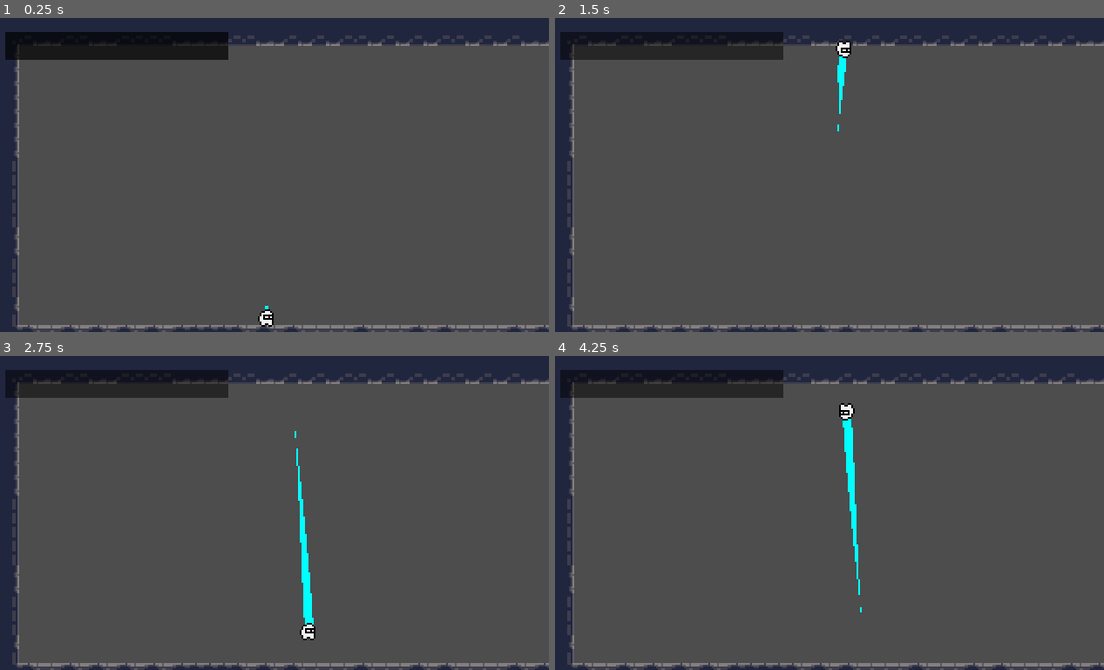
Above: before the commit, frames 1-4 (two rows, left to right).
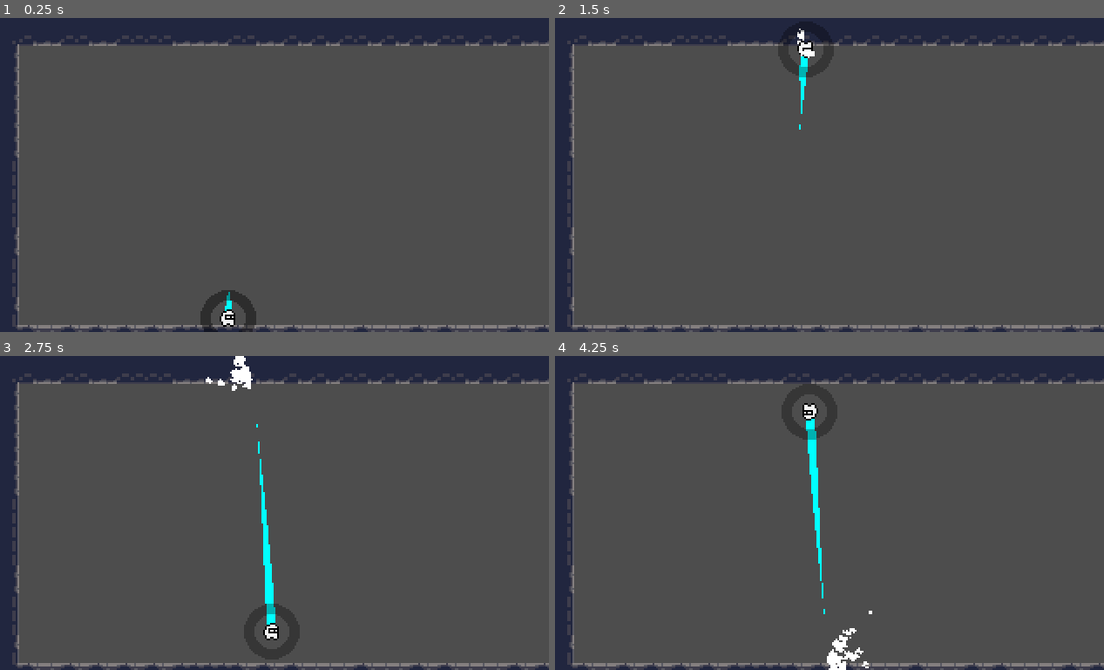
Above: after the commit, the same moments.

Repository: PoorCoconut/Terminus
Game: Godot game, scene res://game_scenes/worlds/world_tether.tscn
Two runs of this game, one before a commit and one after it. Both use one fixed random seed, a clock stepped at 60 frames per second and the inputs below. This scene is started directly instead of the project's main scene. Sound files missing from this copy of the repository are replaced by a short silence.
Inputs (mouse positions are in pixels of both pictures, inside the frame that each line leads up to):
- Up to frame 1 (0.25 s): no input
- Up to frame 2 (1.5 s): tap Enter at 0.5 s; move the mouse to (950, 159) at 0.52 s; hold X (break) 0.53-1.25 s; click (950, 159) at 0.67 s; tap Z (charge) at 0.8 s; drag from (714, 190) to (796, 237) at 1.27 s
- Up to frame 3 (2.75 s): move the mouse to (323, 443) at 2.02 s; hold X (break) from 2.03 s (still down); click (323, 443) at 2.17 s; tap Z (charge) at 2.3 s
- Up to frame 4 (4.25 s): release X (break) at 2.75 s; drag from (796, 575) to (659, 465) at 2.77 s; move the mouse to (994, 560) at 3.52 s; hold A (look_left) from 3.53 s (still down); click (994, 560) at 3.67 s; tap Z (charge) at 3.8 s

The runs differ from the first frame. In frame 1, 4.5% of the frame differs, in the area x 0-50%, y 4-100%; in frame 2, 4.2%; in frame 3, 5.2%; in frame 4, 5.4%, in the area x 0-58%, y 4-100%.

Commit message:
more player and break tweaks

Diff:
--- a/actors/player/PlayerFSM/fall.gd
+++ b/actors/player/PlayerFSM/fall.gd
@@ -2,6 +2,10 @@
 class_name StateFall
 
 #@export var PLAYER : Player
+
+## Hard-land particle scene. Leave empty to reuse the one assigned on the StunFall state.
+@export var LAND_PARTICLE_PATH : PackedScene
+@onready var DUST_PARTICLE = %Particle_Dust
 
 func enterState():
 	pass
@@ -44,6 +48,10 @@
 			intensity = clamp(intensity, 0.0, 5.0)
 			GameManager.do_camera_shake(intensity, 0.3)
 
+		# Landing after a gravity switch, hard enough -> StunFall-style landing effects
+		if PLAYER.switched_in_arc and fall_speed_before_impact >= PLAYER.HARD_LAND_SPEED:
+			_hard_land_effects()
+
 		PLAYER.end_arc()
 
 		# Landed: carry on running if Accelerate is still held
@@ -52,3 +60,24 @@
 			transition.emit(self, "Charge")
 		else:
 			transition.emit(self, "Idle")
+
+func _hard_land_effects() -> void:
+	PLAYER.SFX_LAND.pitch_scale = randf_range(0.8, 1.2)
+	PLAYER.SFX_LAND.play()
+
+	# Short dust burst
+	DUST_PARTICLE.emitting = true
+	get_tree().create_timer(0.25).timeout.connect(func(): DUST_PARTICLE.emitting = false)
+
+	# Land particle (own export, else borrow StunFall's)
+	var scene : PackedScene = LAND_PARTICLE_PATH
+	if scene == null:
+		var stun = get_parent().get_node_or_null("StunFall")
+		if stun != null:
+			scene = stun.LAND_PARTICLE_PATH
+	var world = get_tree().get_first_node_in_group("world")
+	if scene != null and world != null:
+		var p = scene.instantiate()
+		p.global_position = PLAYER.global_position + Vector2(0.0, 5.0 * PLAYER.gravity_dir)
+		p.rotation = 0.0 if PLAYER.gravity_dir > 0.0 else PI
+		world.add_child(p)
--- a/actors/player/PlayerFSM/state_break.gd
+++ b/actors/player/PlayerFSM/state_break.gd
@@ -1,13 +1,16 @@
 extends "res://systems/FSM/State.gd"
 class_name StateBreak
 
-#@export var PLAYER : Player
-@export var BRAKE_FRICTION : float = 700.0 # Huge friction to stop fast
-@export var HEAT_MULTIPLIER : float = 2.5 # How fast speed converts to heat
+# GROUND BRAKE: Brake held while grounded, moving, and NOT accelerating.
+#  - Decelerates at PLAYER.BRAKE_DECEL
+#  - Fills the Heat Gauge from your current speed (PLAYER.BRAKE_HEAT_MULTIPLIER)
+#  - Plays the brake sfx + friction sparks
+#  - Heat hitting 100% -> Overheat Malfunction launch (same as Anchor)
 
 @onready var FRICTIONSPARK_PARTICLE := %Particle_FrictionSpark
 
 func enterState():
+	PLAYER.is_braking = true
 	PLAYER.SFX_CHARGE.pitch_scale = randf_range(0.8, 1.2)
 	PLAYER.SFX_CHARGE.play()
 	FRICTIONSPARK_PARTICLE.emitting = true
@@ -21,59 +24,38 @@
 			transition.emit(self, "StunFall")
 			return
 
-	#OVERHEAT
-	if PLAYER.is_overheated:
+	# Accelerate pressed -> back to running (Anchor gating lives in Charge)
+	if Input.is_action_pressed("charge"):
+		transition.emit(self, "Charge")
+		return
 
-		if !PLAYER.SFX_STEAM_LONG.playing:
-			PLAYER.SFX_STEAM_LONG.pitch_scale = randf_range(0.9, 1.2)
-			PLAYER.SFX_STEAM_LONG.play()
+	# Brake released, or fully stopped
+	if not Input.is_action_pressed("break") or abs(PLAYER.velocity.x) <= 0.0:
+		transition.emit(self, "Idle")
+		return
 
-		PLAYER.STEAM_PARTICLE.amount = 30
-		PLAYER.STEAM_PARTICLE.emitting = true
+	if !PLAYER.SFX_STEAM_SHORT.playing:
+		PLAYER.SFX_STEAM_SHORT.pitch_scale = randf_range(0.8, 1.2)
+		PLAYER.SFX_STEAM_SHORT.play()
 
+	# Fill the gauge based on how fast they are currently sliding
+	PLAYER.current_brake_gauge += abs(PLAYER.velocity.x) * PLAYER.BRAKE_HEAT_MULTIPLIER * delta
 
-		if PLAYER.velocity.length() <= 10.0:
+	# OVERHEAT MALFUNCTION
+	if PLAYER.current_brake_gauge >= PLAYER.MAX_BRAKE_GAUGE:
+		PLAYER.current_brake_gauge = PLAYER.MAX_BRAKE_GAUGE
+		PLAYER.jump_kind = Player.JumpKind.OVERHEAT
+		transition.emit(self, "Jump")
+		return
 
-			transition.emit(self, "Idle")
+	# Decelerate
+	PLAYER.velocity.x = move_toward(PLAYER.velocity.x, 0, PLAYER.BRAKE_DECEL * delta)
+	PLAYER.move_and_slide()
 
-	#NORMAL BREAK
-	else:
-		if Input.is_action_pressed("break"):
-			if !PLAYER.SFX_STEAM_SHORT.playing:
-				PLAYER.SFX_STEAM_SHORT.pitch_scale = randf_range(0.8, 1.2)
-				PLAYER.SFX_STEAM_SHORT.play()
-
-
-			var current_speed = abs(PLAYER.velocity.x)
-
-			#Fill the gauge based on how fast they are currently sliding
-			PLAYER.current_brake_gauge += (current_speed * HEAT_MULTIPLIER) * delta
-
-			#Tell the rest of the game the gauge changed!
-			Events.brake_gauge_updated.emit(PLAYER.current_brake_gauge, PLAYER.MAX_BRAKE_GAUGE)
-
-			#Check for Overheat
-			if PLAYER.current_brake_gauge >= PLAYER.MAX_BRAKE_GAUGE:
-				PLAYER.is_overheated = true
-				PLAYER.overheat_timer = PLAYER.OVERHEAT_PUNISH_TIME
-				print("BRAKES OVERHEATED! ZERO FRICTION!")
-
-			#Decelerate
-			PLAYER.velocity.x = move_toward(PLAYER.velocity.x, 0, BRAKE_FRICTION * delta)
-			PLAYER.move_and_slide()
-
-			if abs(PLAYER.velocity.x) <= 0:
-				PLAYER.velocity.x = 0
-				transition.emit(self, "Idle")
-				return
-
-		else:
-			if abs(PLAYER.velocity.x) > 0:
-				transition.emit(self, "Fall")
-			else:
-				transition.emit(self, "Idle")
+	if not PLAYER.is_on_floor():
+		transition.emit(self, "Fall")
 
 func exitState():
+	PLAYER.is_braking = false
 	PLAYER.SFX_CHARGE.stop()
-	PLAYER.STEAM_PARTICLE.emitting = false
 	FRICTIONSPARK_PARTICLE.emitting = false
--- a/actors/player/PlayerFSM/state_idle.gd
+++ b/actors/player/PlayerFSM/state_idle.gd
@@ -7,13 +7,14 @@
 	pass
 
 func updateState(delta : float):
-	# Decelerating: Brake held = hard stop, otherwise gentle coast
-	var decel = PLAYER.BRAKE_DECEL if Input.is_action_pressed("break") else PLAYER.COAST_DECEL
-	PLAYER.velocity.x = move_toward(PLAYER.velocity.x, 0, decel * delta)
+	# Gentle coast. Holding Brake while still moving hands over to the Break state.
+	PLAYER.velocity.x = move_toward(PLAYER.velocity.x, 0, PLAYER.COAST_DECEL * delta)
 	determine_direction()
 
 	if Input.is_action_pressed("charge"):
 		transition.emit(self, "Charge")
+	elif Input.is_action_pressed("break") and abs(PLAYER.velocity.x) > PLAYER.BRAKE_MIN_SPEED:
+		transition.emit(self, "Break")
 	if !PLAYER.is_on_floor():
 		transition.emit(self, "Fall")
 	PLAYER.move_and_slide()
--- a/actors/player/PlayerFSM/stun_fall.gd
+++ b/actors/player/PlayerFSM/stun_fall.gd
@@ -32,6 +32,7 @@
 		if not added_particles_flag:
 			LAND_PARTICLE.global_position = PLAYER.global_position
 			LAND_PARTICLE.global_position.y += 5 * PLAYER.gravity_dir
+			LAND_PARTICLE.rotation = 0.0 if PLAYER.gravity_dir > 0.0 else PI
 			get_tree().get_first_node_in_group("world").add_child(LAND_PARTICLE)
 			added_particles_flag = true
 
--- a/actors/player/player.gd
+++ b/actors/player/player.gd
@@ -17,9 +17,13 @@
 @export_category("GROUND BRAKING")
 ## Horizontal deceleration (px/s^2) while grounded, NOT accelerating, and NOT braking.
 ## Higher = momentum dies faster after landing/anchor. Lower = longer slides.
-@export var COAST_DECEL : float = 500.0
+@export var COAST_DECEL : float = 250.0
 ## Horizontal deceleration (px/s^2) while grounded, not accelerating, and Brake is held.
-@export var BRAKE_DECEL : float = 1500.0
+@export var BRAKE_DECEL : float = 700.0
+## Minimum |velocity.x| for Brake to engage the Break state (heat, sparks, sfx).
+@export var BRAKE_MIN_SPEED : float = 5.0
+## Heat gained per (px/s of speed * second) while ground-braking. Faster slide = more heat.
+@export var BRAKE_HEAT_MULTIPLIER : float = 2.5
 
 @export_category("ANCHOR REQUIREMENTS")
 ## Minimum |velocity.x| you must be running at before Anchor is allowed.
@@ -76,6 +80,9 @@
 @export var FLIP_SHAKE : float = 0.0
 ## Flip the sprite vertically when gravity is inverted.
 @export var FLIP_SPRITE : bool = true
+## Landing speed (px/s) at or above which a landing after a gravity switch plays the
+## hard-land dust, particles and sound (like a StunFall landing). Higher = rarer.
+@export var HARD_LAND_SPEED : float = 250.0
 
 #HEAT GAUGE
 @export_category("HEAT GAUGE")
@@ -87,12 +94,14 @@
 
 var current_brake_gauge : float = 0.0
 var is_anchoring : bool = false  # Set by StateAnchor
+var is_braking : bool = false    # Set by StateBreak (ground brake)
 var is_overheated : bool = false # True from Overheat launch until landing
 
 #GRAVITY FLIP / ARC
 var gravity_dir : float = 1.0 # 1 = pulled down the screen, -1 = pulled up the screen
 var in_arc : bool = false     # True from jump until landing (suppresses stun-fall on deliberate falls)
 var hang_timer : float = 0.0  # Counts down zero-gravity hang after an apex flip
+var switched_in_arc : bool = false # Gravity was actually flipped during this arc
 var jump_kind : JumpKind = JumpKind.STANDARD # Set by whoever transitions to "Jump"
 
 var direction : float = 1.0
@@ -130,7 +139,7 @@
 
 	previous_velocity = velocity
 	#Cooldown (only while NOT anchored)
-	if current_brake_gauge > 0 and not is_anchoring:
+	if current_brake_gauge > 0 and not is_anchoring and not is_braking:
 		STEAM_PARTICLE.amount = 2
 		STEAM_PARTICLE.emitting = true
 
@@ -160,6 +169,7 @@
 # zero_vy = true when flipping at the apex (vertical speed is snapped to 0 first).
 func do_gravity_switch(zero_vy : bool) -> void:
 	flip_gravity()
+	switched_in_arc = true
 	velocity.x *= FLIP_HORIZONTAL_RETAIN
 	if zero_vy:
 		velocity.y = 0.0
@@ -171,6 +181,7 @@
 # Call when an arc ends (landing / stun) to clear arc-only flags.
 func end_arc() -> void:
 	in_arc = false
+	switched_in_arc = false
 	hang_timer = 0.0
 	if is_overheated:
 		is_overheated = false
--- a/actors/player/player.tscn
+++ b/actors/player/player.tscn
@@ -22,6 +22,7 @@
 [ext_resource type="AudioStream" uid="uid://bqe2fetf5ab2h" path="res://sound/sfx/sfx_steam_hiss_short.mp3" id="19_otn2r"]
 [ext_resource type="AudioStream" uid="uid://bd66ogckftf5n" path="res://sound/sfx/sfx_steam_hiss_long.mp3" id="20_ctwkf"]
 [ext_resource type="AudioStream" uid="uid://cs5b2tlgqkmh6" path="res://sound/sfx/sfx_gritty_bang.mp3" id="21_ctwkf"]
+[ext_resource type="PackedScene" uid="uid://btbcu7i2ahwq5" path="res://systems/HUD/player_hud.tscn" id="23_lj3dd"]
 
 [sub_resource type="CapsuleShape2D" id="CapsuleShape2D_lsqbn"]
 radius = 3.0
@@ -43,7 +44,7 @@
 BOUNCE_FORCE_Y = -40.0
 STUN_FALL_SPEED = 150.0
 FLIP_TIMING = 1
-GAUGE_COOLDOWN_RATE = 4.0
+GAUGE_COOLDOWN_RATE = 10.0
 
 [node name="StateLabel" type="Label" parent="." unique_id=204877862]
 unique_name_in_owner = true
@@ -170,3 +171,5 @@
 unique_name_in_owner = true
 stream = ExtResource("21_ctwkf")
 bus = &"SFX"
+
+[node name="PlayerHUD" parent="." unique_id=1878162404 instance=ExtResource("23_lj3dd")]
--- a/game_scenes/worlds/world_tether.tscn
+++ b/game_scenes/worlds/world_tether.tscn
@@ -3,7 +3,7 @@
 [ext_resource type="Texture2D" uid="uid://byj6xdlr830d7" path="res://game_assets/Caves of Gallet 3/brick.png" id="1_ko2b3"]
 [ext_resource type="PackedScene" uid="uid://v8l4x05oj6kr" path="res://actors/player/player.tscn" id="2_knprt"]
 [ext_resource type="PackedScene" uid="uid://b3fobc4mms4jw" path="res://systems/World Camera Component/world_camera_component.tscn" id="3_65sla"]
-[ext_resource type="PackedScene" uid="uid://btbcu7i2ahwq5" path="res://systems/HUD/player_hud.tscn" id="4_65sla"]
+[ext_resource type="PackedScene" uid="uid://b5kib01h7s7am" path="res://systems/Camera Limit Zone Component/camera_limit_zone_component.tscn" id="5_65sla"]
 [ext_resource type="PackedScene" uid="uid://bkrih4wj555nw" path="res://systems/Pause Menu Component/pause_menu_component.tscn" id="5_hn1mc"]
 
 [sub_resource type="TileSetAtlasSource" id="TileSetAtlasSource_hn1mc"]
@@ -398,6 +398,12 @@
 terrain_set_0/terrain_0/color = Color(0.7241896, 0, 0.20730674, 1)
 sources/0 = SubResource("TileSetAtlasSource_hn1mc")
 
+[sub_resource type="RectangleShape2D" id="RectangleShape2D_knprt"]
+size = Vector2(320, 180)
+
+[sub_resource type="RectangleShape2D" id="RectangleShape2D_hn1mc"]
+size = Vector2(640, 180)
+
 [node name="World_Tether" type="Node2D" unique_id=602934352 groups=["world"]]
 
 [node name="Ground" type="TileMapLayer" parent="." unique_id=806498220]
@@ -405,13 +411,26 @@
 tile_set = SubResource("TileSet_4kxuq")
 
 [node name="Player" parent="." unique_id=1682234680 instance=ExtResource("2_knprt")]
-position = Vector2(158, 162)
+position = Vector2(136, 153)
 
 [node name="WorldCameraComponent" parent="." unique_id=1725945058 node_paths=PackedStringArray("target") instance=ExtResource("3_65sla")]
-camera_mode = 0
 target = NodePath("../Player")
-
-[node name="PlayerHUD" parent="." unique_id=1878162404 instance=ExtResource("4_65sla")]
 
 [node name="PauseMenuComponent" parent="." unique_id=547681459 instance=ExtResource("5_hn1mc")]
 visible = false
+
+[node name="C1" parent="." unique_id=276472449 instance=ExtResource("5_65sla")]
+
+[node name="CollisionShape2D" parent="C1" index="0" unique_id=282465000]
+position = Vector2(160, 90)
+shape = SubResource("RectangleShape2D_knprt")
+
+[node name="C2" parent="." unique_id=397643050 instance=ExtResource("5_65sla")]
+position = Vector2(320, 0)
+
+[node name="CollisionShape2D" parent="C2" index="0" unique_id=282465000]
+position = Vector2(320, 90)
+shape = SubResource("RectangleShape2D_hn1mc")
+
+[editable path="C1"]
+[editable path="C2"]
--- a/systems/HUD/player_hud.gd
+++ b/systems/HUD/player_hud.gd
@@ -1,34 +1,51 @@
-extends CanvasLayer
+extends Node2D
 
-@onready var WhiteBar = %WhiteBar
-@onready var BarChaser = %BarChaser
-var style
+@onready var white_bar = %WhiteBar    # Bottom layer: black Under + white Progress
+@onready var main_bar = %BarChaser    # Top layer: NO Under + white Progress (tinted)
+
+@export var chase_speed: float = 1.5   # Lower = slower drain
+@export var hold_duration: float = 0.5 # Seconds to pause at peak before draining
+
+var hold_timer: float = 0.0
+var fade_tween: Tween
+var is_faded: bool = false
 
 func _ready():
-	style = BarChaser.get_theme_stylebox("fill") as StyleBoxFlat
-	# Listen for the signal and connect it to a local function
+	white_bar.step = 0.0
+	white_bar.rounded = false
+	main_bar.step = 0.0
+	main_bar.rounded = false
 	Events.brake_gauge_updated.connect(_on_brake_gauge_updated)
 
-# This runs automatically whenever the Player emits the signal
+func _process(delta: float):
+	if hold_timer > 0.0:
+		hold_timer -= delta
+		return
+	if white_bar.value > main_bar.value:
+		var next_val = lerp(white_bar.value, main_bar.value, 1.0 - exp(-chase_speed * delta))
+		if abs(next_val - main_bar.value) < 0.5:
+			white_bar.value = main_bar.value
+		else:
+			white_bar.value = next_val
+
 func _on_brake_gauge_updated(current_heat: float, max_heat: float):
-	WhiteBar.max_value = max_heat
-	WhiteBar.value = current_heat
+	main_bar.max_value = max_heat
+	white_bar.max_value = max_heat
 
-	style.bg_color = Color.GREEN.lerp(Color.RED, current_heat / max_heat)
-	var tween = create_tween()
-	tween.tween_property(BarChaser, "value", WhiteBar.value, 0.5).set_trans(Tween.TRANS_SINE)
+	main_bar.value = current_heat
+	main_bar.tint_progress = Color.GREEN.lerp(Color.RED, current_heat / max_heat)
 
-	if BarChaser.value < 3:
-		BarChaser.value = 0
+	# While heat is rising, snap the white bar and reset the hang timer
+	if current_heat >= white_bar.value:
+		white_bar.value = current_heat
+		hold_timer = hold_duration
 
-	if WhiteBar.value < 25:
-		var tween2 = create_tween()
-		tween2.tween_property($BarContainer, "modulate:a", 0.5, 0.5)
-	else:
-		var tween3 = create_tween()
-		tween3.tween_property($BarContainer, "modulate:a", 1, 0.5)
-#TODO
-#TEST THE BREAK SYSTEM, SEE IF IT ALSO REFLECTS IN PLAYER HUD,
-#MAKE IT SO WHITEBAR IS UPDATED WHEN THE SIGNAL IS UPDATED
-#WHICH BARCHASER WILL TWEEN INTO THE WHITEBAR'S VALUE
-#CHANGE TEH VALUES FOR BREAK AS WELL
+	# Handle container fade
+	var should_fade = current_heat < 50.0
+	if should_fade != is_faded:
+		is_faded = should_fade
+		if fade_tween:
+			fade_tween.kill()
+		fade_tween = create_tween()
+		var target_alpha = 0.3 if is_faded else 1.0
+		fade_tween.tween_property($BarContainer, "modulate:a", target_alpha, 0.3)
--- a/systems/HUD/player_hud.tscn
+++ b/systems/HUD/player_hud.tscn
@@ -1,52 +1,48 @@
 [gd_scene format=3 uid="uid://btbcu7i2ahwq5"]
 
 [ext_resource type="Script" uid="uid://dax15qxwg4uwj" path="res://systems/HUD/player_hud.gd" id="1_cadqa"]
+[ext_resource type="Texture2D" uid="uid://d4l1sg7x7hm8n" path="res://systems/HUD/heat_bar.png" id="2_rhs8c"]
 
-[sub_resource type="StyleBoxFlat" id="StyleBoxFlat_cadqa"]
-bg_color = Color(0, 0, 0, 1)
+[sub_resource type="Theme" id="Theme_knprt"]
 
-[sub_resource type="StyleBoxFlat" id="StyleBoxFlat_rhs8c"]
-bg_color = Color(1, 1, 1, 1)
-border_width_left = 2
-border_width_top = 2
-border_width_right = 2
-border_width_bottom = 2
-border_color = Color(0, 0, 0, 1)
+[sub_resource type="AtlasTexture" id="AtlasTexture_i0keh"]
+atlas = ExtResource("2_rhs8c")
+region = Rect2(36, 0, 36, 36)
 
-[sub_resource type="StyleBoxFlat" id="StyleBoxFlat_i0keh"]
-bg_color = Color(0.6, 0.6, 0.6, 0)
+[sub_resource type="AtlasTexture" id="AtlasTexture_2gw1j"]
+atlas = ExtResource("2_rhs8c")
+region = Rect2(0, 0, 36, 36)
 
-[sub_resource type="StyleBoxFlat" id="StyleBoxFlat_2gw1j"]
-bg_color = Color(1, 1, 1, 1)
-border_width_left = 2
-border_width_top = 2
-border_width_right = 2
-border_width_bottom = 2
-border_color = Color(0, 0, 0, 0)
+[sub_resource type="Theme" id="Theme_65sla"]
 
-[node name="PlayerHUD" type="CanvasLayer" unique_id=1878162404]
+[sub_resource type="AtlasTexture" id="AtlasTexture_rhs8c"]
+atlas = ExtResource("2_rhs8c")
+region = Rect2(0, 0, 36, 36)
+
+[node name="PlayerHUD" type="Node2D" unique_id=659492381]
 script = ExtResource("1_cadqa")
 
 [node name="BarContainer" type="Node2D" parent="." unique_id=1156197549]
 
-[node name="WhiteBar" type="ProgressBar" parent="BarContainer" unique_id=1739072480]
+[node name="WhiteBar" type="TextureProgressBar" parent="BarContainer" unique_id=1224901033]
 unique_name_in_owner = true
-offset_left = 8.0
-offset_top = 8.0
-offset_right = 136.0
-offset_bottom = 24.0
-theme_override_styles/background = SubResource("StyleBoxFlat_cadqa")
-theme_override_styles/fill = SubResource("StyleBoxFlat_rhs8c")
-show_percentage = false
+offset_left = -18.0
+offset_top = -18.0
+offset_right = 18.0
+offset_bottom = 18.0
+theme = SubResource("Theme_knprt")
+fill_mode = 4
+texture_under = SubResource("AtlasTexture_i0keh")
+texture_progress = SubResource("AtlasTexture_2gw1j")
 
-[node name="BarChaser" type="ProgressBar" parent="BarContainer" unique_id=429415386]
+[node name="BarChaser" type="TextureProgressBar" parent="BarContainer" unique_id=2116926788]
 unique_name_in_owner = true
-offset_left = 8.0
-offset_top = 8.0
-offset_right = 136.0
-offset_bottom = 24.0
-theme_override_styles/background = SubResource("StyleBoxFlat_i0keh")
-theme_override_styles/fill = SubResource("StyleBoxFlat_2gw1j")
-show_percentage = false
+offset_left = -18.0
+offset_top = -18.0
+offset_right = 18.0
+offset_bottom = 18.0
+theme = SubResource("Theme_65sla")
+fill_mode = 4
+texture_progress = SubResource("AtlasTexture_rhs8c")
 
 [node name="Timer" type="Timer" parent="." unique_id=277835653]
Binary file added: systems/HUD/heat_bar.aseprite
Binary file added: systems/HUD/heat_bar.png
Not shown, added: systems/HUD/heat_bar.png.import
